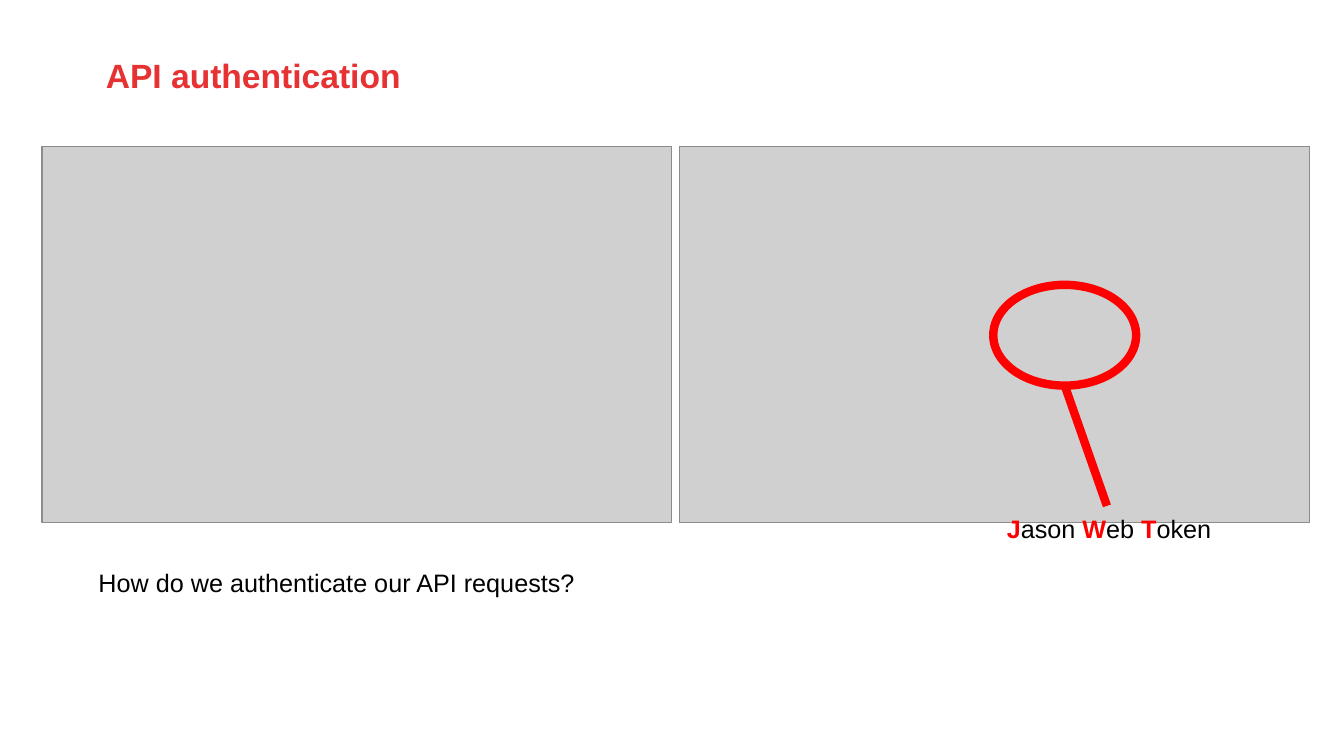
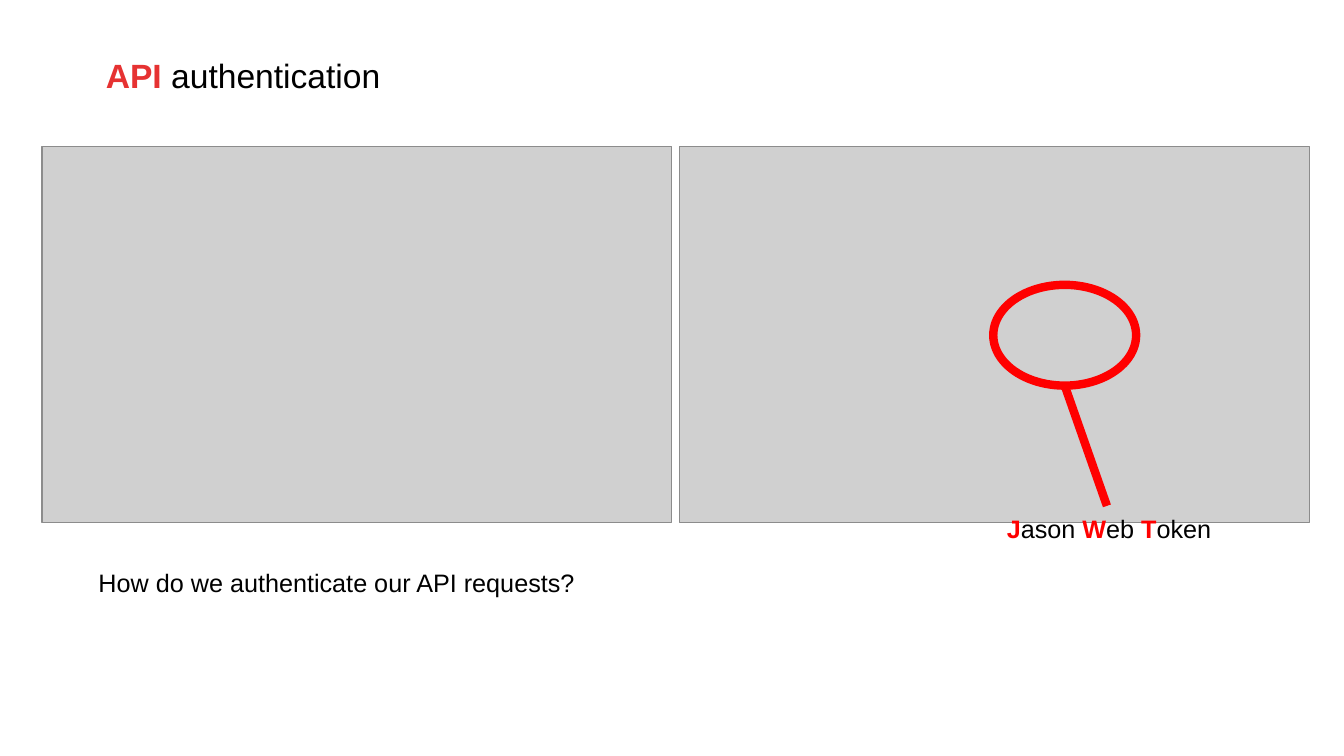
Before and after one commit to AMIS-Services/sig-web-security, a slide deck: slide 7 of slides/web-security-slides.pptx. Drawn at 1344x756 pixels with LibreOffice and Linux fonts; fonts in the diff are those of the drawing; grey boxes stand for pictures; background and template pictures are left out. Boxes give left, top, right and bottom in pixels: in the first picture for what was removed or moved away, otherwise in the second. Text is boxed around its words. In the diff, an @@ line names an element or a change of style, - is before the commit and + after.

```diff
--- a/slides/web-security-slides.pptx
+++ b/slides/web-security-slides.pptx
@@ text "API authentication" at [106, 63, 380, 89]: text colour #E63232 to #000000, bold off in "authentication" @@
```
Also in this commit, not shown: 6 other slides changed, 3 slides added, 1 slide removed.
